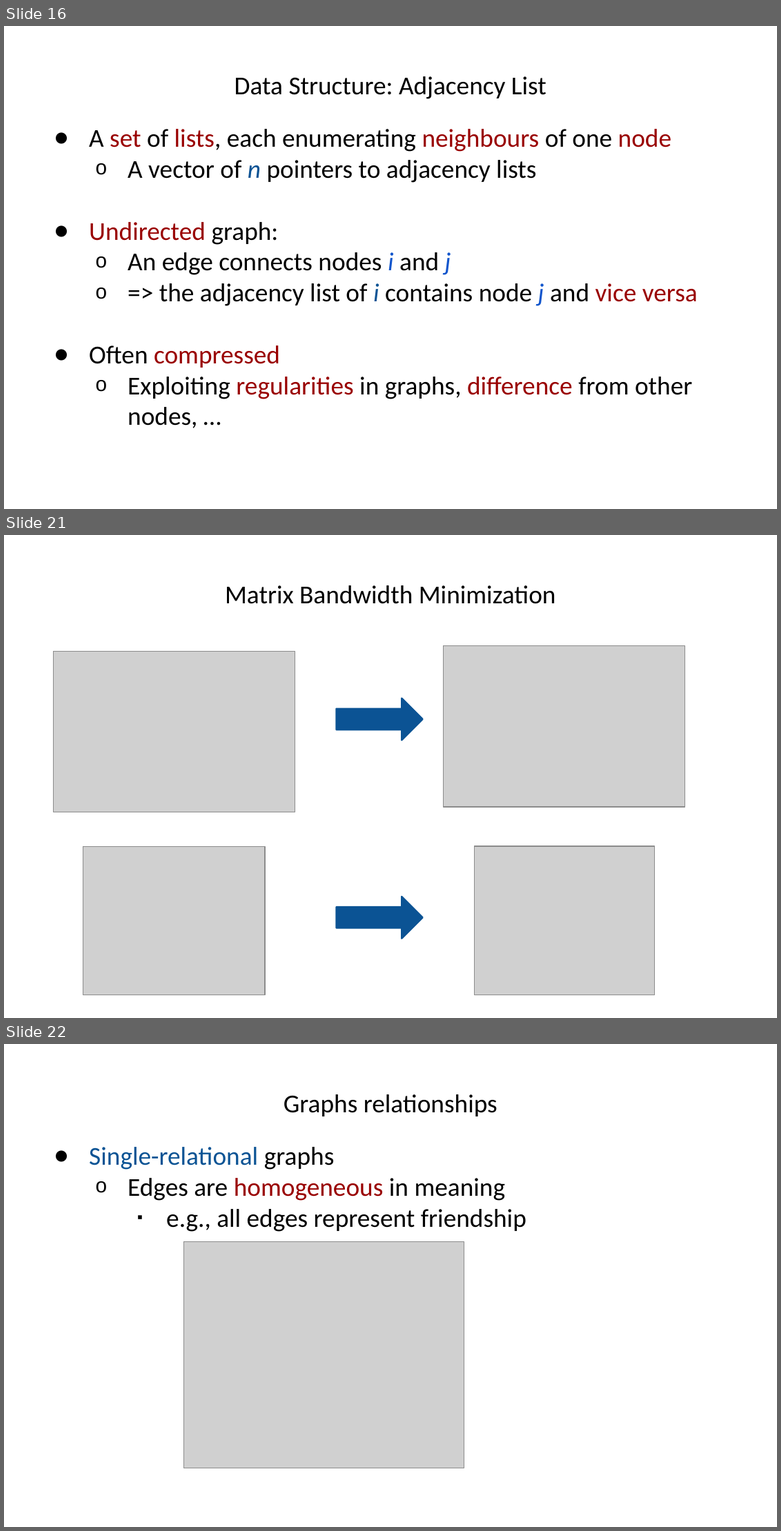
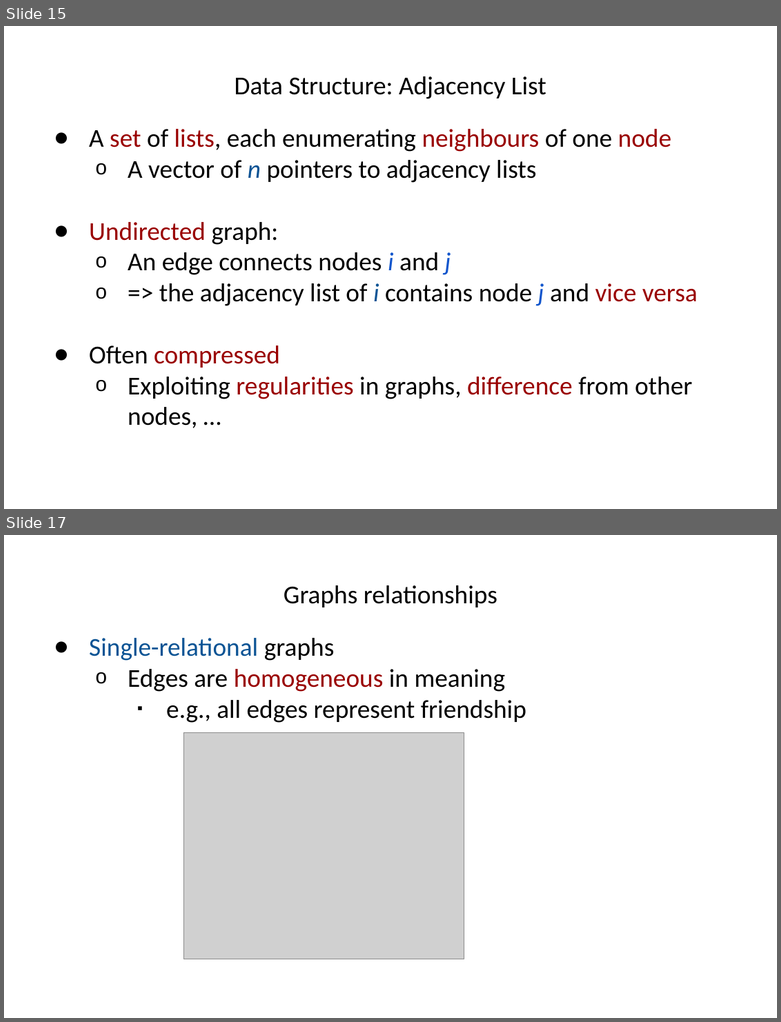
Before and after one commit to hogeschool/INFDEV026B, a slide deck: Lecture 5.pptx. Shown one above the other, each under a label of ours: slides 16, 21 and 22 before the commit, slides 15 and 17 after it; the slides between them are not shown. The pictures are 781x1531 and 781x1022 pixels, drawn with LibreOffice and Linux fonts; fonts in the diff are those of the drawing; grey boxes stand for pictures. Boxes give left, top, right and bottom in pixels: in the first picture for what was removed or moved away, otherwise in the second. Text is boxed around its words. In the diff, an @@ line names an element or a change of style, - is before the commit and + after.

```diff
--- a/Lecture 5.pptx
+++ b/Lecture 5.pptx
@@ slide 21 removed at <box>4,535,777,1018</box>, background #FFFFFF @@
@@ title removed at <box>225,585,556,604</box> @@
-Matrix Bandwidth Minimization
@@ picture removed at <box>54,651,294,812</box> @@
@@ picture removed at <box>444,646,685,807</box> @@
@@ right arrow removed at <box>337,698,423,740</box> @@
@@ picture removed at <box>83,846,264,995</box> @@
@@ picture removed at <box>474,846,654,996</box> @@
@@ right arrow removed at <box>337,897,423,939</box> @@
@@ what was slide 16 is now slide 15 @@
@@ what was slide 22 is now slide 17 @@
```
Also in this commit, not shown: 2 slides changed, 2 slides added, 11 other slides removed.
